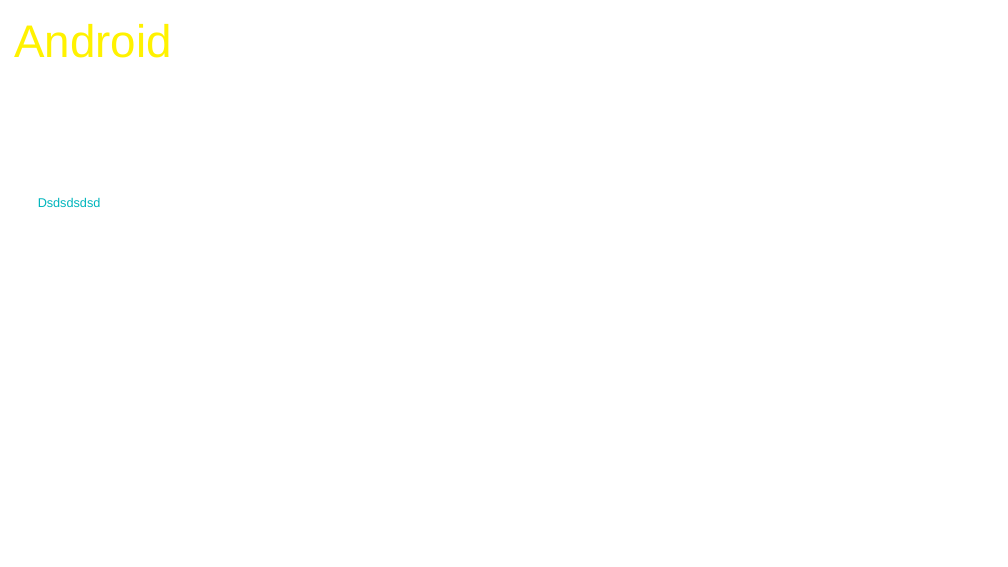
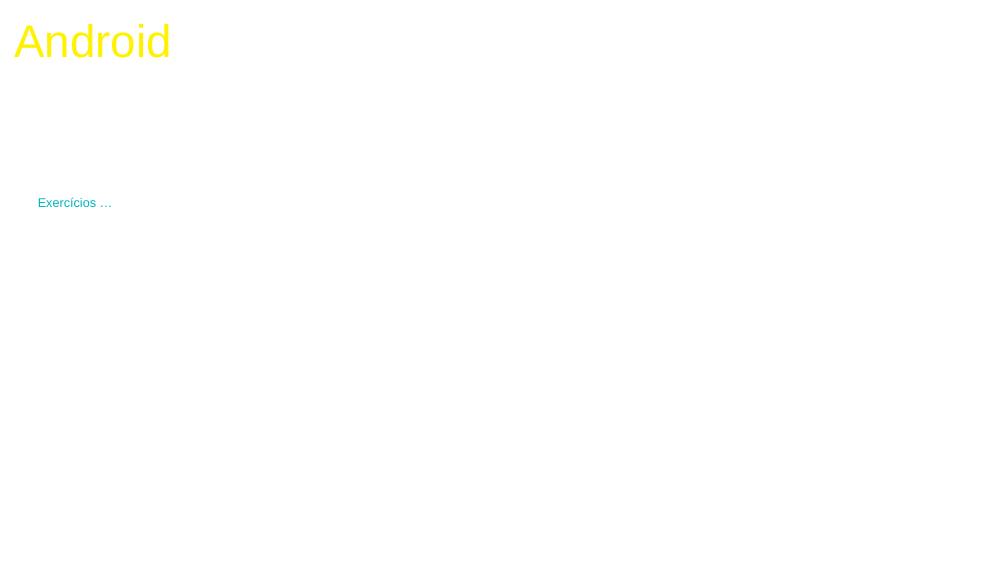
Before and after one commit to VolmirTC/treinamento-android, a slide deck: slide 9 of Treinamento Android - aula 3.odp. Drawn at 1008x567 pixels with LibreOffice and Linux fonts; fonts in the diff are those of the drawing; background and template pictures are left out. Boxes give left, top, right and bottom in pixels: in the first picture for what was removed or moved away, otherwise in the second. Text is boxed around its words. In the diff, an @@ line names an element or a change of style, - is before the commit and + after.

```diff
--- a/Treinamento Android - aula 3.odp
+++ b/Treinamento Android - aula 3.odp
@@ text at [38,197,96,207]: text changed @@
-Dsdsdsdsd
+Exercícios …
```
Also in this commit, not shown: 5 other slides changed.
